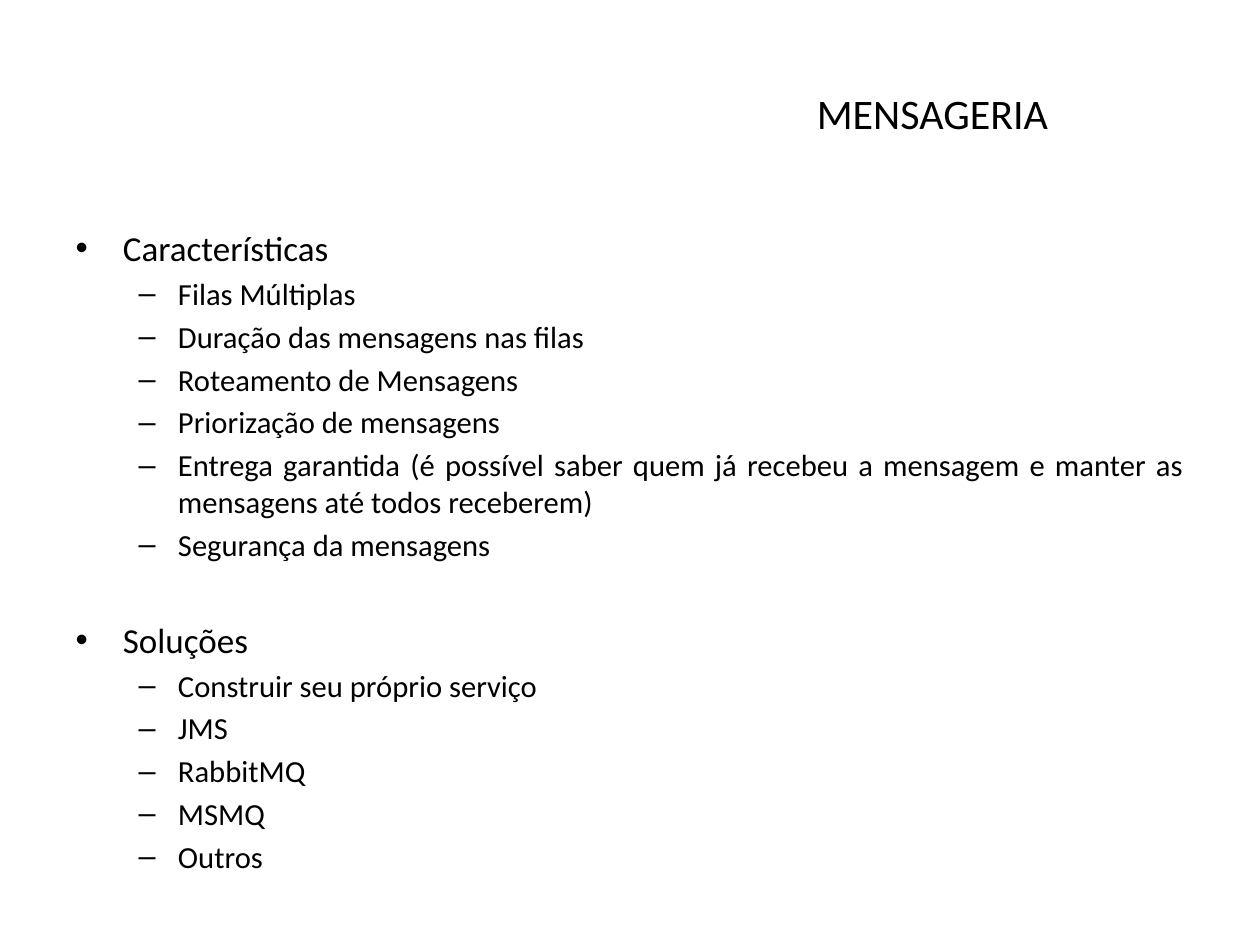
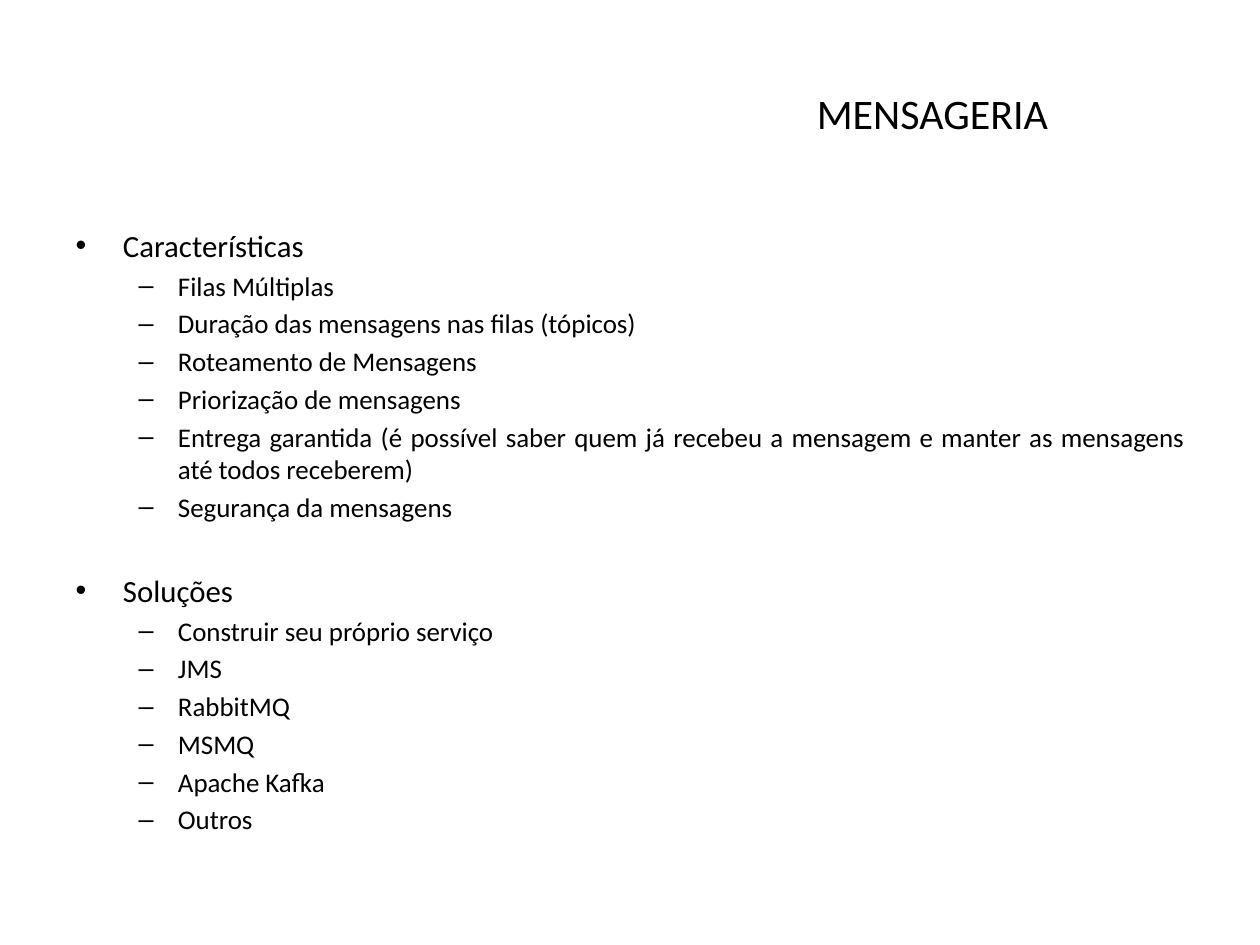
Before and after one commit to alexfdealmeida/alfa-eaes-servicos, a slide deck: slide 30 of slides/Arquitetura Orientada a Serviços.pptx. Drawn at 1260x945 pixels with LibreOffice and Linux fonts; fonts in the diff are those of the drawing; background and template pictures are left out. Boxes give left, top, right and bottom in pixels: in the first picture for what was removed or moved away, otherwise in the second. Text is boxed around its words. In the diff, an @@ line names an element or a change of style, - is before the commit and + after.

```diff
--- a/slides/Arquitetura Orientada a Serviços.pptx
+++ b/slides/Arquitetura Orientada a Serviços.pptx
@@ text at box(123, 235, 1184, 758): size 20 to 17.6 pt in "Características", "Soluções"; size 17.5 to 15.4 pt in "Filas Múltiplas", "Roteamento de Mensagens", "Priorização de mensagens", "Entrega garantida (é possível saber quem já ..." and 6 more places @@
@@ text at box(178, 313, 635, 338): text changed; size 17.5 to 15.4 pt @@
-  – Duração das mensagens nas filas
+  – Duração das mensagens nas filas (tópicos)
@@ text at box(178, 773, 324, 797): paragraph added @@
+  – Apache Kafka
```
Also in this commit, not shown: 1 other slide changed.
